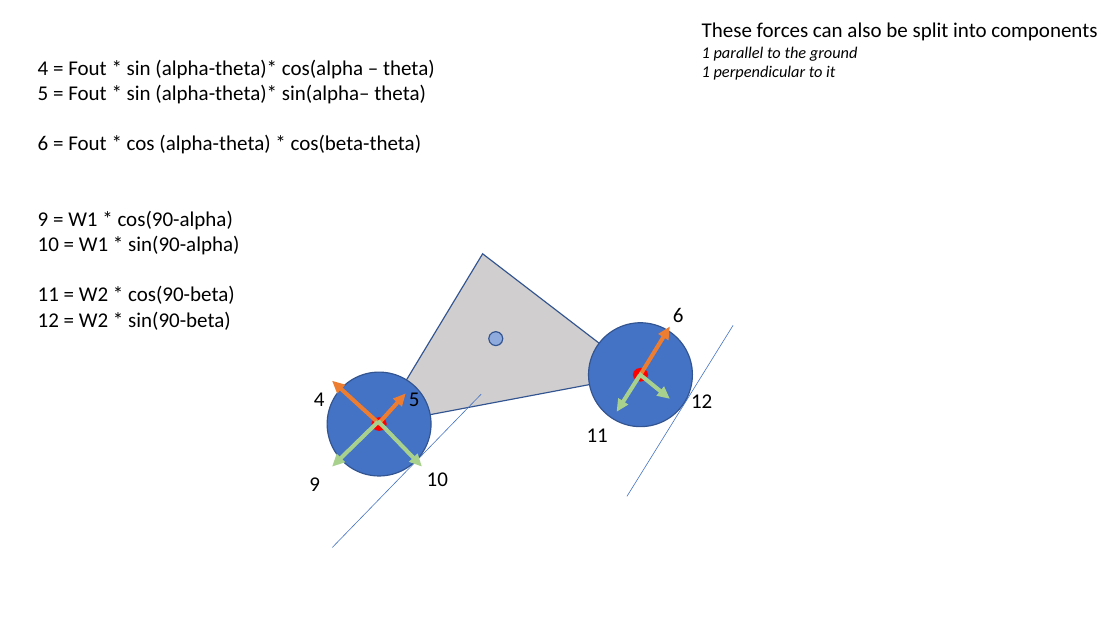
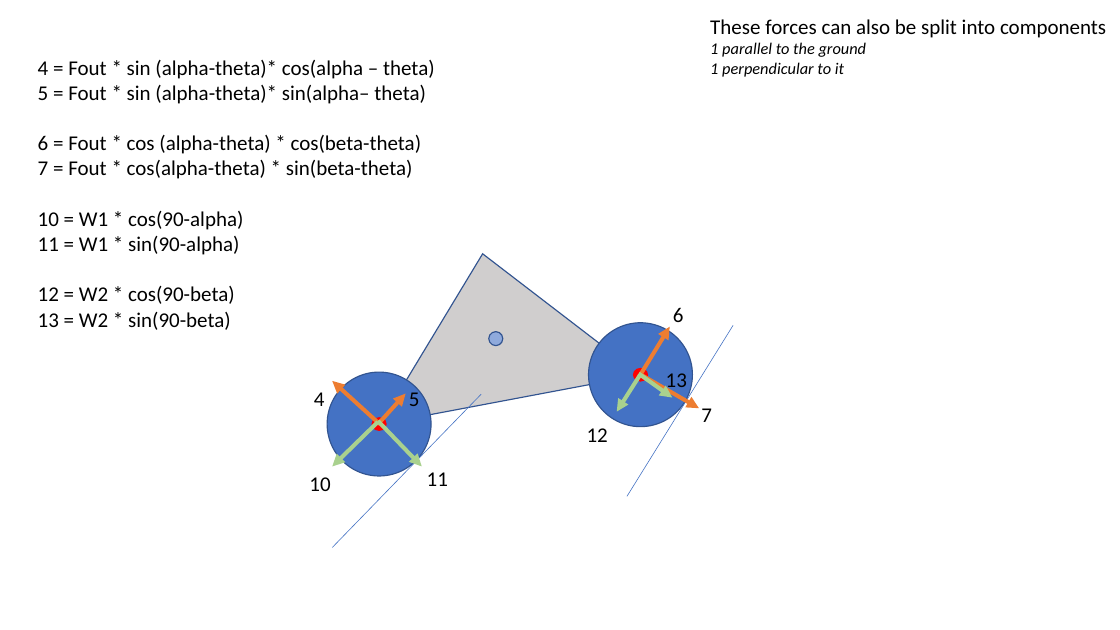
Before and after one commit to rhambleton/drive2d, a slide deck: slide 14 of vehicle forces.pptx (slide 10 before the commit). Drawn at 1120x630 pixels with LibreOffice and Linux fonts; fonts in the diff are those of the drawing. Boxes give left, top, right and bottom in pixels: in the first picture for what was removed or moved away, otherwise in the second. Text is boxed around its words. In the diff, an @@ line names an element or a change of style, - is before the commit and + after.

Commit message:
force model details

```diff
--- a/vehicle forces.pptx
+++ b/vehicle forces.pptx
@@ text "These forces can also be ...": place and size @@
-text "These forces can also be ..." at box(702, 22, 1097, 80)
+text "These forces can also be ..." at box(710, 19, 1106, 77)
@@ text at box(38, 160, 413, 330): text changed @@
-9 = W1 * cos(90-alpha)
-10 = W1 * sin(90-alpha)
-11 = W2 * cos(90-beta)
-12 = W2 * sin(90-beta)
+7 = Fout * cos(alpha-theta) * sin(beta-theta)
+10 = W1 * cos(90-alpha)
+11 = W1 * sin(90-alpha)
+12 = W2 * cos(90-beta)
+13 = W2 * sin(90-beta)
@@ arrow added from (640, 375) to (699, 408), #ED7D31 3.5 pt @@
@@ text added at box(666, 373, 687, 393), 18 pt, text #000000 @@
+13
@@ text "12": place and size @@
-text "12" at box(691, 391, 712, 408)
+text "12" at box(587, 428, 608, 442)
@@ text added at box(701, 408, 712, 422), 18 pt, text #000000 @@
+7
@@ text "10": place and size @@
-text "10" at box(427, 472, 448, 486)
+text "10" at box(309, 477, 330, 491)
@@ text removed at box(309, 477, 320, 491) @@
-9
@@ text "11": place and size @@
-text "11" at box(587, 428, 608, 442)
+text "11" at box(427, 472, 448, 486)
```
Also in this commit, not shown: 11 other slides changed, 6 slides added, 2 slides removed, 1 other file.
